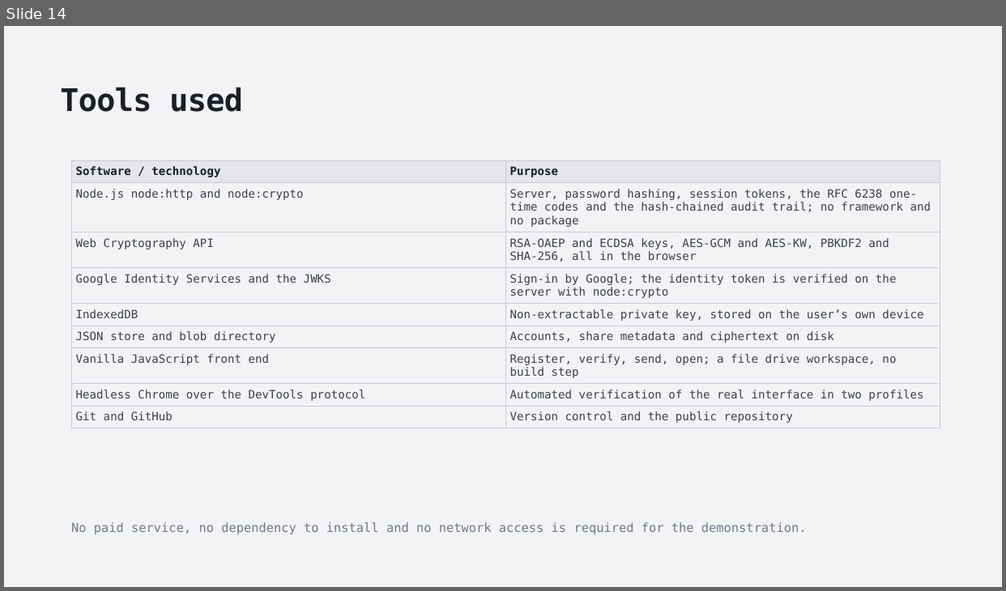
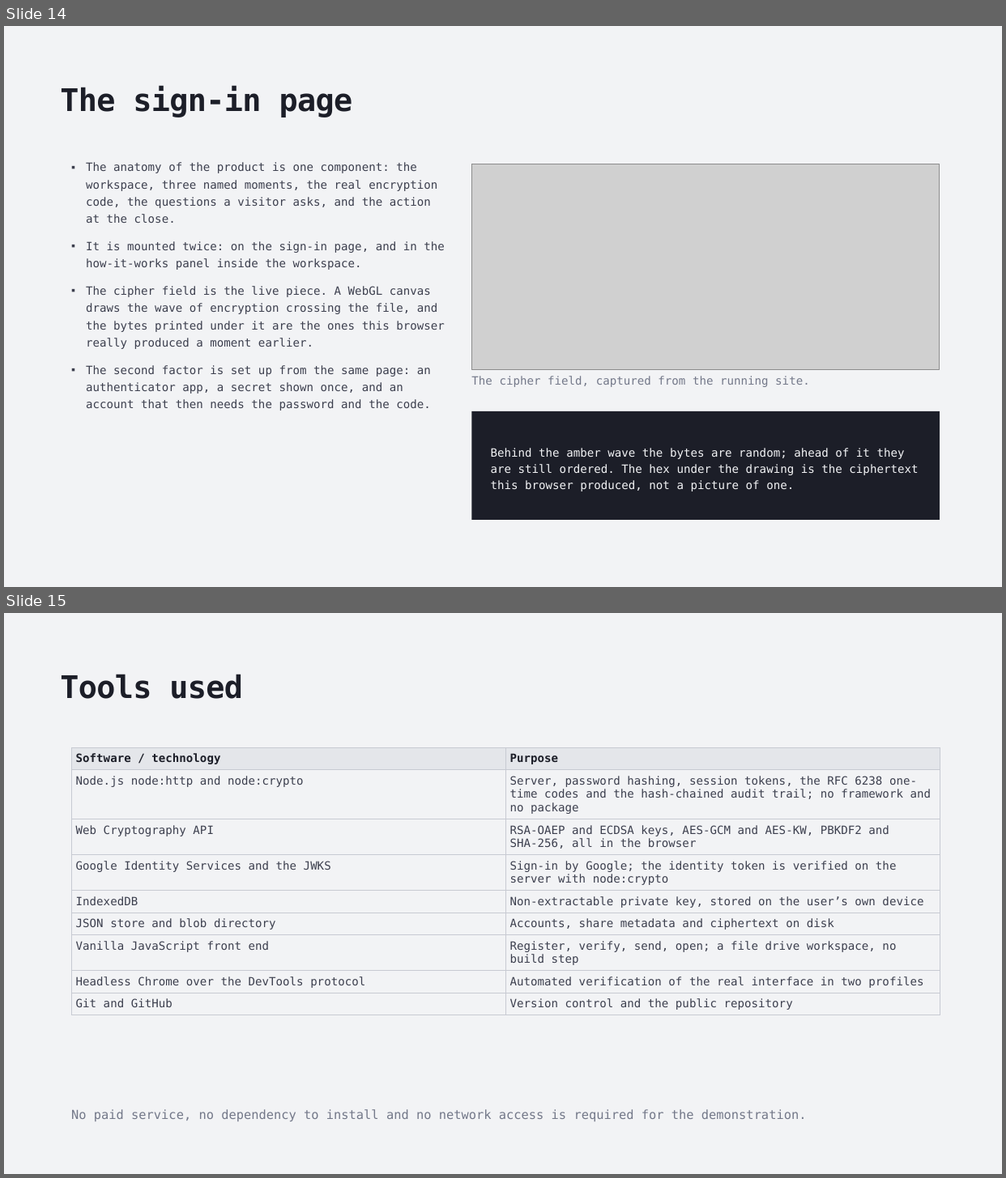
Before and after one commit to aswathas/sugan-project, a slide deck: report/SecureShare-REVIEW-3.pptx. Shown one above the other, each under a label of ours: slide 14 before the commit, slides 14 and 15 after it. The pictures are 1006x591 and 1006x1178 pixels, drawn with LibreOffice and Linux fonts; fonts in the diff are those of the drawing; grey boxes stand for pictures. Boxes give left, top, right and bottom in pixels: in the first picture for what was removed or moved away, otherwise in the second. Text is boxed around its words. In the diff, an @@ line names an element or a change of style, - is before the commit and + after.

```diff
--- a/report/SecureShare-REVIEW-3.pptx
+++ b/report/SecureShare-REVIEW-3.pptx
@@ slide 14 added at (4,26,1002,587), background #F2F3F5 @@
@@ text added at (60,86,353,118), 30 pt, text #1C1E28, bold @@
+The sign-in page
@@ text added at (86,162,445,411), 11 pt, text #3C3F4E @@
+▪ The anatomy of the product is one component: the workspace, three named moments, the real encryption code, the questions a visitor asks, and the action at the close.
+▪ It is mounted twice: on the sign-in page, and in the how-it-works panel inside the workspace.
+▪ The cipher field is the live piece. A WebGL canvas draws the wave of encryption crossing the file, and the bytes printed under it are the ones this browser really produced a moment earlier.
+▪ The second factor is set up from the same page: an authenticator app, a secret shown once, and an account that then needs the password and the code.
@@ picture added at (472,165,940,369) @@
@@ text added at (471,376,810,387), 11 pt, text #737889 @@
+The cipher field, captured from the running site.
@@ rectangle added at (472,412,940,520), fill #1C1E28 @@
@@ text added at (491,448,918,492), 11 pt, text #F2F3F5 @@
+Behind the amber wave the bytes are random; ahead of it they are still ordered. The hex under the drawing is the ciphertext this browser produced, not a picture of one.
@@ what was slide 14 is now slide 15 @@
```
Also in this commit, not shown: 21 other files.
